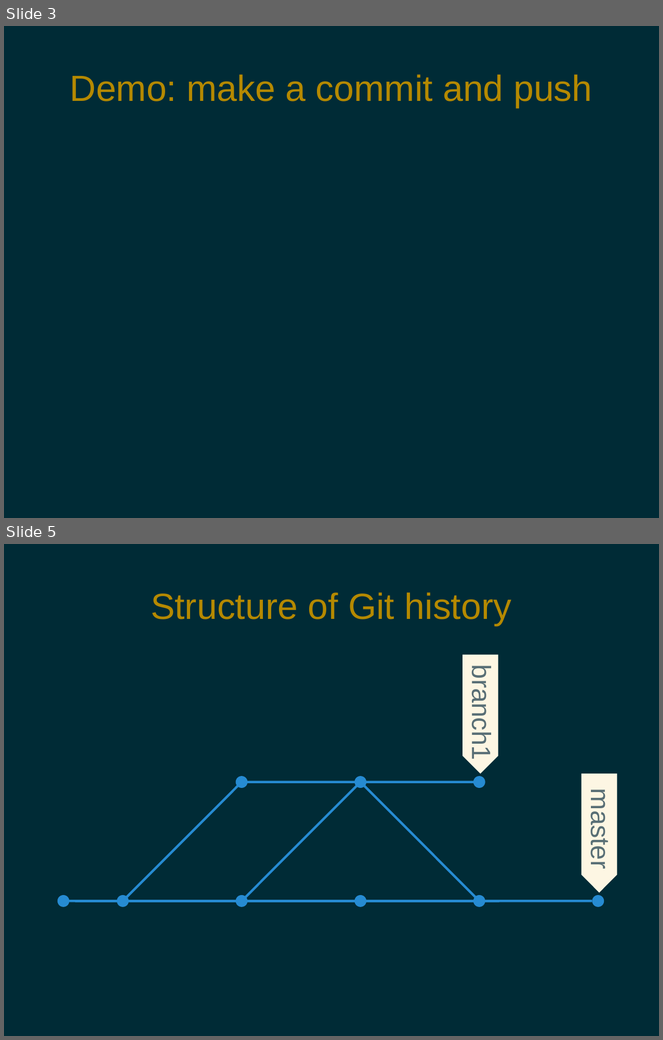
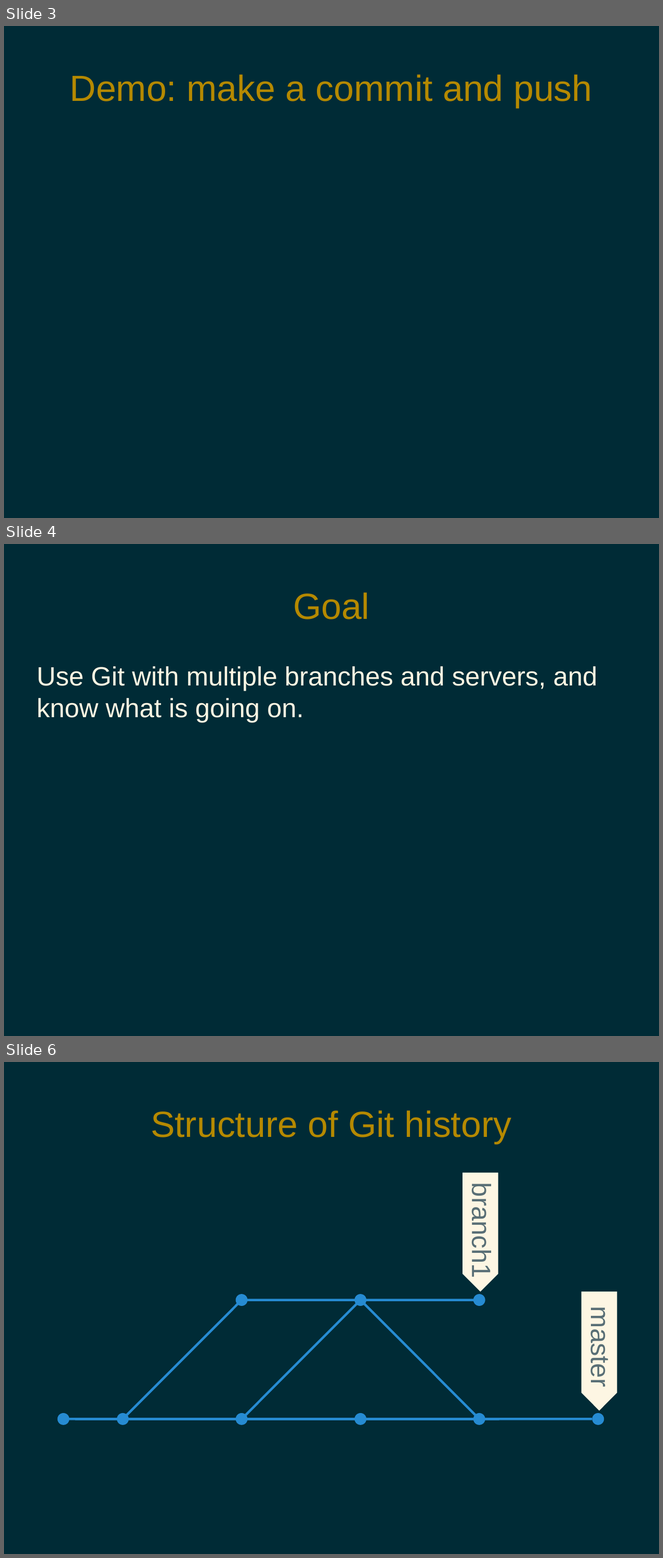
Before and after one commit to pdg137/gitpres, a slide deck: advanced.odp. Shown one above the other, each under a label of ours: slides 3 and 5 before the commit, slides 3, 4 and 6 after it; the slides between them are not shown. The pictures are 663x1040 and 663x1558 pixels, drawn with LibreOffice and Linux fonts; fonts in the diff are those of the drawing. Boxes give left, top, right and bottom in pixels: in the first picture for what was removed or moved away, otherwise in the second. Text is boxed around its words. In the diff, an @@ line names an element or a change of style, - is before the commit and + after.

```diff
--- a/advanced.odp
+++ b/advanced.odp
@@ slide 4 added at (x1=4, y1=544, x2=659, y2=1036), background #002B36 @@
@@ title added at (x1=293, y1=592, x2=370, y2=619), 44 pt, text #B58900 @@
+Goal
@@ text added at (x1=37, y1=666, x2=598, y2=722), 32 pt, text #FDF6E3 @@
+Use Git with multiple branches and servers, and know what is going on.
@@ what was slide 5 is now slide 6 @@
```
Also in this commit, not shown: 2 slides changed, 7 other slides added.
